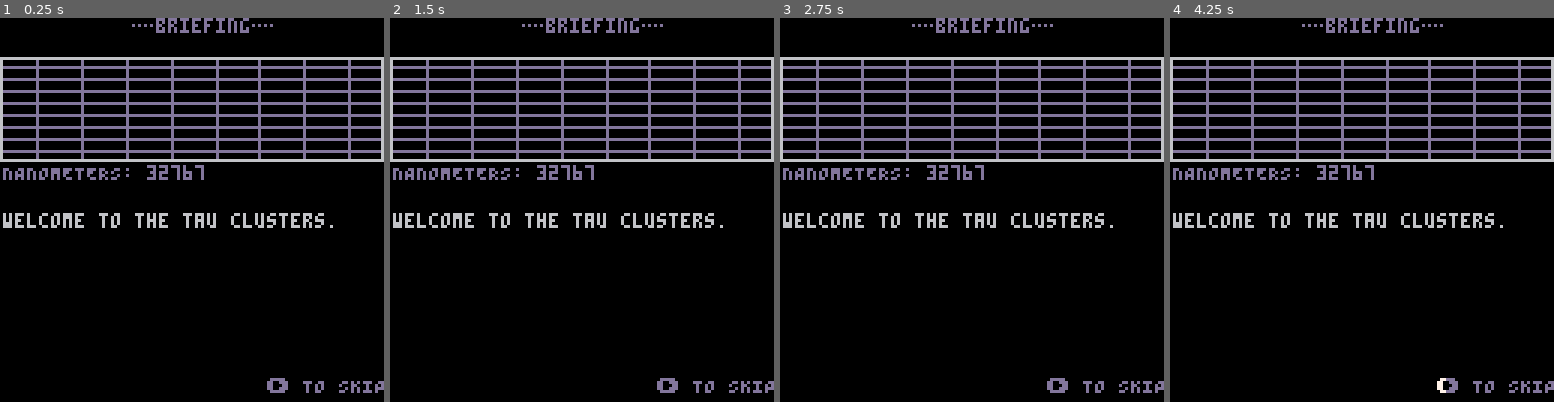
Above: before the commit, frames 1-4 (left to right).
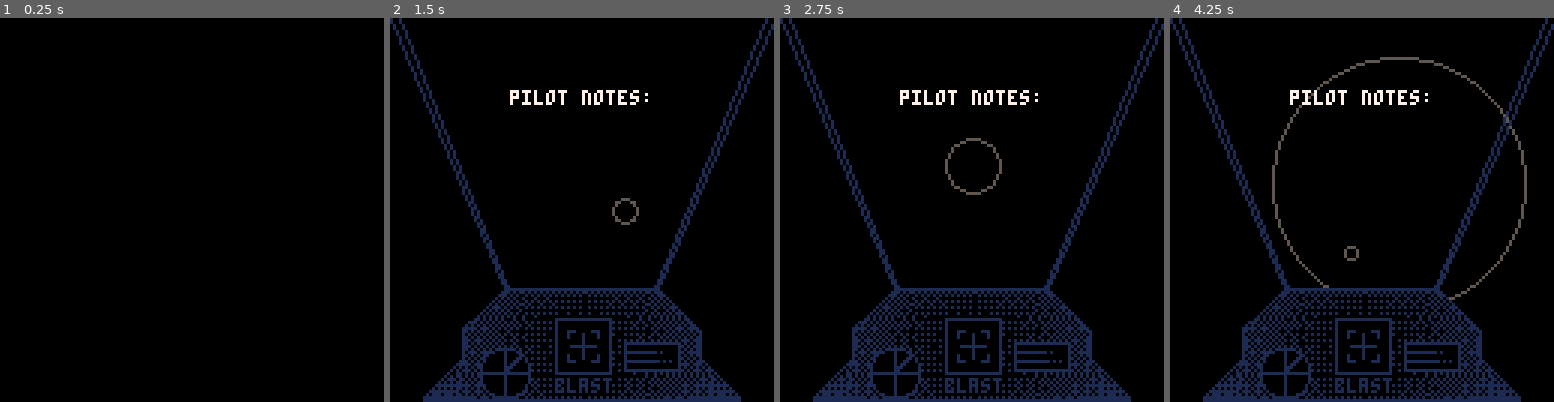
Above: after the commit, the same moments.

Repository: caseylabrack/laser
Game: PICO-8 cartridge zaag.p8
Same seed, same stepped clock (60 frames per second), same inputs: the game is played once before the commit and once after it.
Inputs:
- Up to frame 1 (0.25 s): no input
- Up to frame 2 (1.5 s): tap O (Z key) at 0.33, 0.7, 1.43 s; tap X (X key) at 1.07 s
- Up to frame 3 (2.75 s): hold Left 1.97-2.37 s; tap X (X key) at 2.07, 2.4, 2.73 s; tap O (Z key) at 2.22 s; hold Down from 2.42 s (still down)
- Up to frame 4 (4.25 s): release Down at 2.82 s; hold Right 2.87-3.53 s; tap X (X key) every 0.33 s from 3.07 to 4.07 s; tap O (Z key) at 3.1, 3.98 s; hold Up 3.58-4.08 s; hold Right from 4.13 s (still down)

The runs differ from the first frame. In frame 1, 12% of the frame differs, in the area x 0-100%, y 0-98%; in frame 2, 23%; in frame 3, 23%; in frame 4, 24%, in the area x 0-100%, y 0-100%.

Commit message:
getting there

Diff:
--- a/zaag.p8
+++ b/zaag.p8
@@ -5,7 +5,6 @@
 -- casey labrack
 
 --todo:
--- endless mode
 -- reprise theme for boss
 -- rename boss
 -- boss emerge animation
@@ -142,8 +141,9 @@
 	end
 
 	_update60=_mainupdate
-	_draw=_maindraw
-	slides()
+--	_draw=_maindraw
+			_draw=_outro
+--	slides()
 
 --	menuitem(1, "swap ❎/🅾️ btns", btns_toggle)
 --	menuitem(2, "save screenshot", function () extcmd("screen") end)
@@ -1464,21 +1464,21 @@
 local zoom⧗=0
 
 function _outro ()
-	if zoom⧗==0 then sfx(34,0) end
 
 	zoom⧗+=1
 
 	if zoom⧗%60==0 then
-		local p=rnd()
-		if #zooms~=0 then
-			p=zooms[#zooms].p+rndr(-.25,.1)
-		end
-		add(zooms,{r=1,p=p})
-	end
-
---	cp=bwp[ceil(zoom⧗/180*#bwp)]
+		add(zooms,{r=1,p=rnd()})
+	end
 
 	cls()
+
+	if zoom⧗<60 then
+		return
+	end
+
+	if zoom⧗==60 then sfx(34,0) end
+
  for z=#zooms,1,-1 do
  	zooms[z].r*=1.05
 		zooms[z].p+=.005
@@ -1489,6 +1489,11 @@
 		circ(sx,sy,zooms[z].r, 5 | 0x1800)
  end
 
+	cprint("pilot notes:",64,24,7)
+	if stat(50)>12 or stat(46)==-1 then
+ 	cprint("\"BOOYAH\"",64,30,6)
+	end
+
  pal(10,0)
  sspr(0,90,128,49,0,90)
  pal()
@@ -1498,16 +1503,6 @@
 	line(39,90,3,0)
 	line(89,90,128,0)
 	line(88,90,125,0)
-
-	color(7)
-	if zoom⧗>120 then
-		cprint("pilot notes:",64,24,7)
-	end
---	if zoom⧗==150 then sfx(39) end
-	if zoom⧗>150 then
-
-		cprint("\"".."booyah".."\"",64,30,6)
-	end
 
 	if zoom⧗>360 then
 		cprint("endless mode ➡️",64,64,13)
